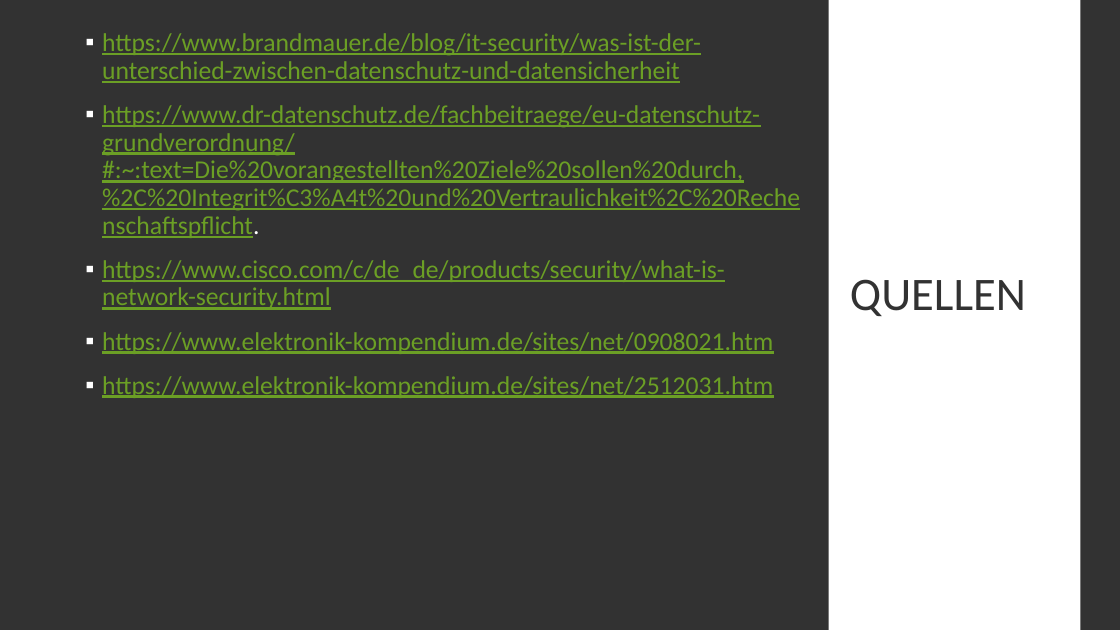
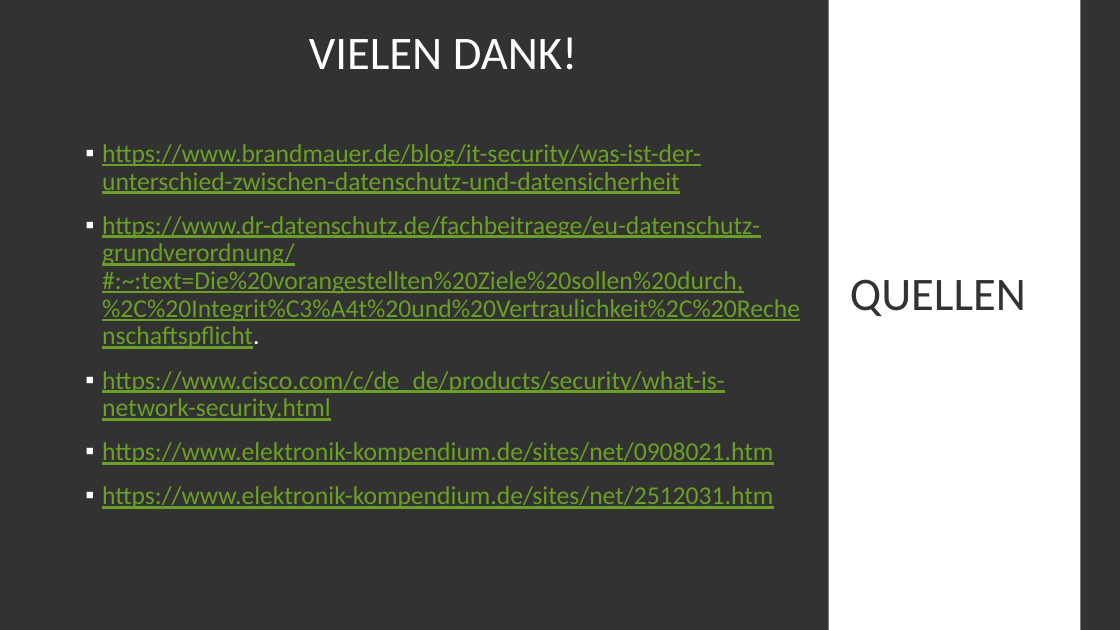
Before and after one commit to DerM0narch/TA_ITECH, a slide deck: slide 16 of Präsentation/Datenschutz_Netzwerksicherheit.pptx. Drawn at 1120x630 pixels with LibreOffice and Linux fonts; fonts in the diff are those of the drawing. Boxes give left, top, right and bottom in pixels: in the first picture for what was removed or moved away, otherwise in the second. Text is boxed around its words. In the diff, an @@ line names an element or a change of style, - is before the commit and + after.

```diff
--- a/Präsentation/Datenschutz_Netzwerksicherheit.pptx
+++ b/Präsentation/Datenschutz_Netzwerksicherheit.pptx
@@ text at (309, 37, 577, 70): paragraph added @@
+VIELEN DANK!
```
Also in this commit, not shown: 2 other slides changed.
